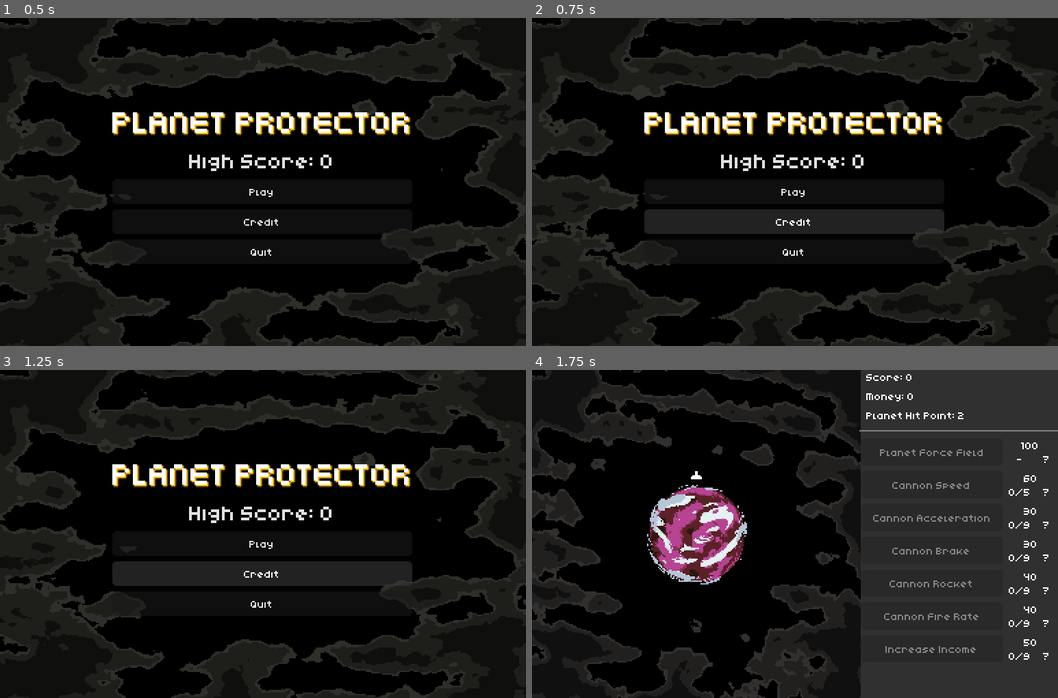
Above: before the commit, frames 1-4 (two rows, left to right).
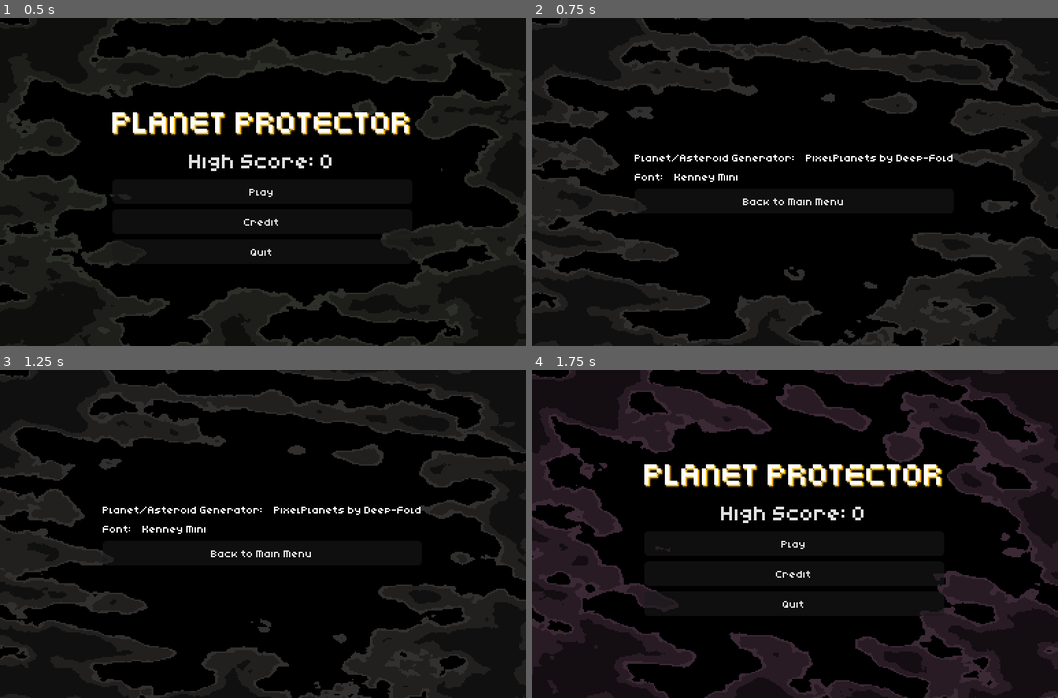
Above: after the commit, the same moments.

Repository: OriginTwo/planet-protector
Game: Godot game, scene res://scene/main_menu.tscn
The game is run twice, just before and just after one commit, with the same random seed, the same clock (stepped at 60 frames per second) and the same inputs. Before the commit the project has no main scene; this scene is started directly in both runs. Sound files missing from this copy of the repository are replaced by a short silence.
Inputs (mouse positions are in pixels of both pictures, inside the frame that each line leads up to):
- Up to frame 1 (0.5 s): no input
- Up to frame 2 (0.75 s): click "Credit" at 0.5 s
- Up to frame 3 (1.25 s): no input
- Up to frame 4 (1.75 s): click (795, 553) at 1.25 s, where only the run after the commit has a clickable "Back to Main Menu"

Frame 1 is identical in both runs. In frame 2, 24% of the frame differs, in the area x 0-100%, y 0-100%; in frame 3, 24%; in frame 4, 48%.

Commit message:
credit screen

Diff:
--- a/project.godot
+++ b/project.godot
@@ -11,6 +11,7 @@
 [application]
 
 config/name="Planet Protector"
+run/main_scene="res://scene/main_menu.tscn"
 config/features=PackedStringArray("4.3", "Forward Plus")
 boot_splash/bg_color=Color(0, 0, 0, 1)
 boot_splash/show_image=false
--- /dev/null
+++ b/scene/credit.gd
@@ -0,0 +1,12 @@
+extends Control
+
+@onready var background: Node2D = $Background
+@onready var back_button: Button = %BackButton
+
+func _ready() -> void:
+	background.position = get_viewport_rect().size/2
+
+	back_button.pressed.connect(_on_back_button_pressed)
+
+func _on_back_button_pressed() -> void:
+	get_tree().change_scene_to_file("res://scene/main_menu.tscn")
--- /dev/null
+++ b/scene/credit.tscn
@@ -0,0 +1,49 @@
+[gd_scene load_steps=4 format=3 uid="uid://biv0iir4wj6yl"]
+
+[ext_resource type="PackedScene" uid="uid://b5gp6t0als4if" path="res://scene/background/background.tscn" id="1_pld26"]
+[ext_resource type="Theme" uid="uid://dqgtolhoyp2dd" path="res://scene/ui/ui_theme.tres" id="1_yql0u"]
+[ext_resource type="Script" path="res://scene/credit.gd" id="2_ernky"]
+
+[node name="Credit" type="Control"]
+layout_mode = 3
+anchors_preset = 15
+anchor_right = 1.0
+anchor_bottom = 1.0
+grow_horizontal = 2
+grow_vertical = 2
+theme = ExtResource("1_yql0u")
+script = ExtResource("2_ernky")
+
+[node name="Background" parent="." instance=ExtResource("1_pld26")]
+
+[node name="MarginContainer" type="MarginContainer" parent="."]
+layout_mode = 1
+anchors_preset = 15
+anchor_right = 1.0
+anchor_bottom = 1.0
+grow_horizontal = 2
+grow_vertical = 2
+theme_override_constants/margin_left = 4
+theme_override_constants/margin_top = 4
+theme_override_constants/margin_right = 4
+theme_override_constants/margin_bottom = 4
+
+[node name="CenterContainer" type="CenterContainer" parent="MarginContainer"]
+layout_mode = 2
+
+[node name="VBoxContainer" type="VBoxContainer" parent="MarginContainer/CenterContainer"]
+layout_mode = 2
+
+[node name="Label" type="Label" parent="MarginContainer/CenterContainer/VBoxContainer"]
+layout_mode = 2
+text = "Planet/Asteroid Generator:    PixelPlanets by Deep-Fold"
+
+[node name="Label2" type="Label" parent="MarginContainer/CenterContainer/VBoxContainer"]
+layout_mode = 2
+text = "Font:    Kenney Mini"
+
+[node name="BackButton" type="Button" parent="MarginContainer/CenterContainer/VBoxContainer"]
+unique_name_in_owner = true
+layout_mode = 2
+focus_mode = 0
+text = "Back to Main Menu"
--- a/scene/game_over.gd
+++ b/scene/game_over.gd
@@ -1,4 +1,6 @@
 extends Control
+
+const GAME_SCENE := preload("res://scene/game.tscn")
 
 @onready var background: Node2D = $Background
 @onready var score_label: Label = %ScoreLabel
@@ -16,7 +18,7 @@
 	Global.save_data()
 
 func _on_retry_button_pressed() -> void:
-	get_tree().call_deferred("change_scene_to_file", "res://scene/game.tscn")
+	get_tree().change_scene_to_packed(GAME_SCENE)
 
 func _on_main_menu_button_pressed() -> void:
-	get_tree().call_deferred("change_scene_to_file", "res://scene/main_menu.tscn")
+	get_tree().change_scene_to_file("res://scene/main_menu.tscn")
--- a/scene/main_menu.gd
+++ b/scene/main_menu.gd
@@ -20,7 +20,7 @@
 	get_tree().change_scene_to_packed(GAME_SCENE)
 
 func _on_credit_button_pressed() -> void:
-	pass
+	get_tree().change_scene_to_file("res://scene/credit.tscn")
 
 func _on_quit_button_pressed() -> void:
 	get_tree().quit()
--- a/scene/manager/game_manager.gd
+++ b/scene/manager/game_manager.gd
@@ -1,7 +1,5 @@
 class_name GameManager
 extends Node
-
-const GAME_OVER_SCENE := preload("res://scene/game_over.tscn")
 
 const FORCE_FIELD_SCENE := preload("res://scene/upgrade/force_field.tscn")
 
@@ -40,7 +38,7 @@
 	if Global.high_score < score:
 		Global.high_score = score
 	await get_tree().create_timer(1.5, true, false, true).timeout
-	get_tree().call_deferred("change_scene_to_packed", GAME_OVER_SCENE)
+	get_tree().call_deferred("change_scene_to_file", "res://scene/game_over.tscn")
 
 func _on_upgrade_bought(upgrade: UpgradeData) -> void:
 	var cannon := get_tree().get_first_node_in_group("cannon")
Not shown, changed: todo.txt
